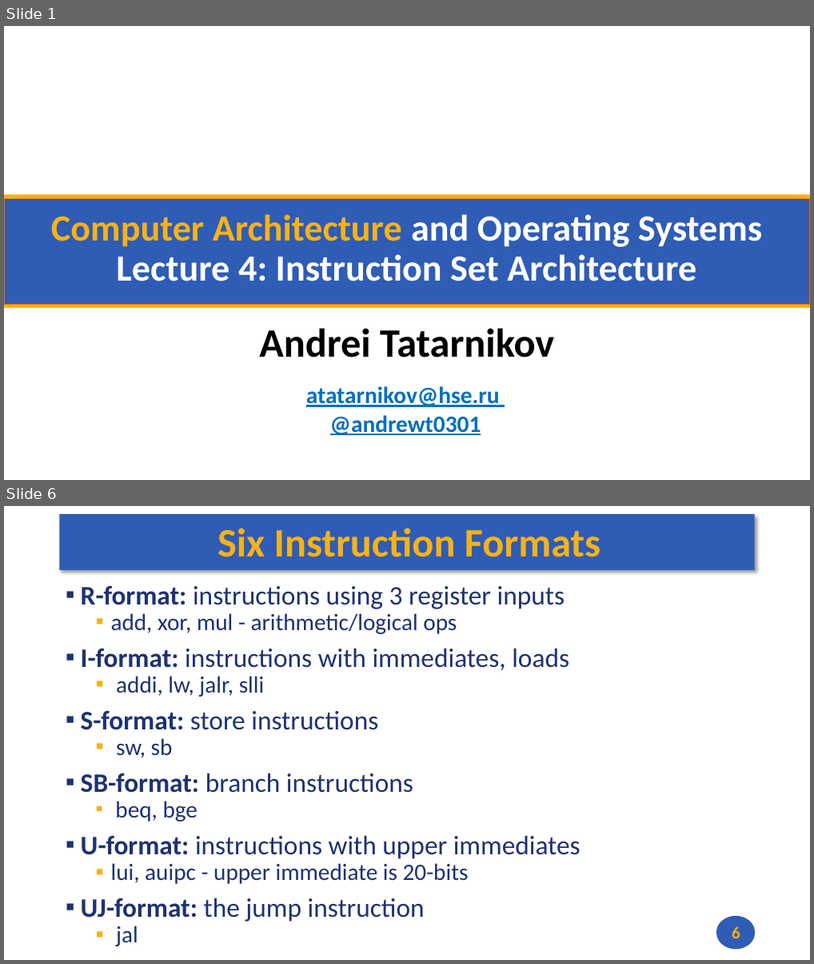
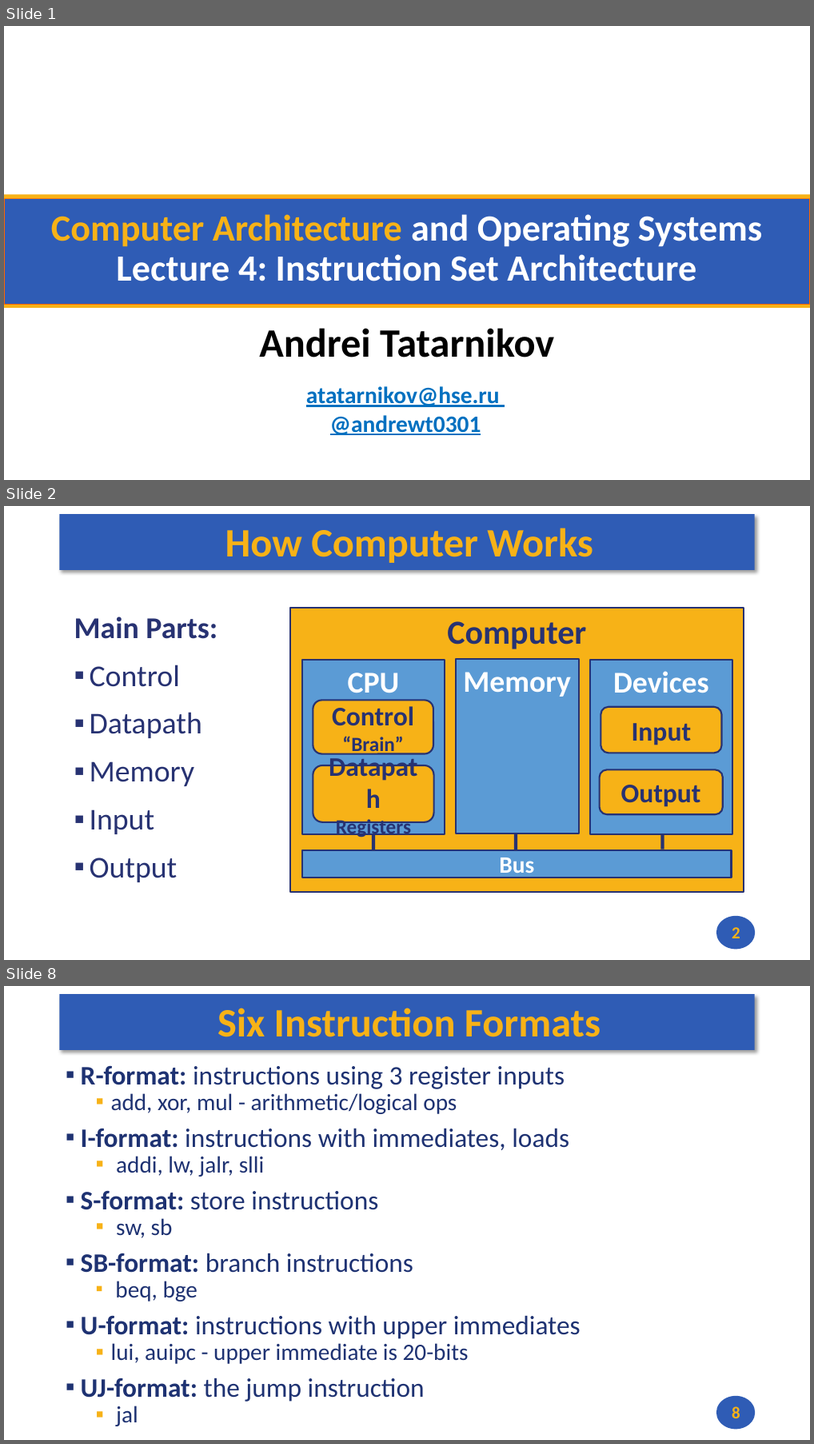
Before and after one commit to andrewt0301/hse-acos-course, a slide deck: docs/part1ca/04_Instructions/CA_Lecture_04.pptx. Shown one above the other, each under a label of ours: slides 1 and 6 before the commit, slides 1, 2 and 8 after it; the slides between them are not shown. The pictures are 814x964 and 814x1444 pixels, drawn with LibreOffice and Linux fonts; fonts in the diff are those of the drawing; background and template pictures are left out. Boxes give left, top, right and bottom in pixels: in the first picture for what was removed or moved away, otherwise in the second. Text is boxed around its words. In the diff, an @@ line names an element or a change of style, - is before the commit and + after.

```diff
--- a/docs/part1ca/04_Instructions/CA_Lecture_04.pptx
+++ b/docs/part1ca/04_Instructions/CA_Lecture_04.pptx
@@ slide 2 added at <box>4,506,810,960</box>, background #FFFFFF; not listed: 2 template elements that a slide beside it also shows @@
@@ title added at <box>226,528,594,563</box>, 48 pt, text #F7B217, bold @@
+How Computer Works
@@ text added at <box>74,616,218,882</box>, 36 pt, text #273272 @@
+Main Parts:
+▪ Control
+▪ Datapath
+▪ Memory
+▪ Input
+▪ Output
@@ rectangle added at <box>290,608,745,892</box>, fill #F7B217, outline #273272 2 pt, 40 pt, text #273272, bold @@
+Computer
@@ rectangle added at <box>303,660,445,834</box>, fill #5B9BD5, outline #273272 2 pt, 36 pt, text #FFFFFF, bold @@
+CPU
@@ rectangle added at <box>456,659,579,833</box>, fill #5B9BD5, outline #273272 2 pt, 36 pt, text #FFFFFF, bold @@
+Memory
@@ rectangle added at <box>591,660,733,834</box>, fill #5B9BD5, outline #273272 2 pt, 36 pt, text #FFFFFF, bold @@
+Devices
@@ rounded rectangle added at <box>313,700,434,754</box>, fill #F7B217, outline #273272 2 pt, 32 pt, text #273272, bold @@
+Control
+“Brain”
@@ rounded rectangle added at <box>601,707,722,753</box>, fill #F7B217, outline #273272 2 pt, 32 pt, text #273272, bold @@
+Input
@@ rounded rectangle added at <box>313,765,434,822</box>, fill #F7B217, outline #273272 2 pt, 24 pt, text #273272, bold @@
+Datapath
+Registers
@@ rounded rectangle added at <box>600,770,723,815</box>, fill #F7B217, outline #273272 2 pt, 32 pt, text #273272, bold @@
+Output
@@ line added from (374, 834) to (374, 850), #273272 4 pt @@
@@ line added from (516, 834) to (516, 850), #273272 4 pt @@
@@ line added from (662, 834) to (662, 849), #273272 4 pt @@
@@ rectangle added at <box>303,850,732,877</box>, fill #5B9BD5, outline #273272 2 pt, 28 pt, text #FFFFFF, bold @@
+Bus
@@ page number added at <box>732,927,741,938</box>, 20 pt, text #F7B217, bold @@
+2
@@ what was slide 6 is now slide 8 @@
@@ page number at <box>732,1406,741,1418</box>: text changed @@
-6
+8
```
Also in this commit, not shown: 4 slides changed, 1 other slide added, 2 other files.
